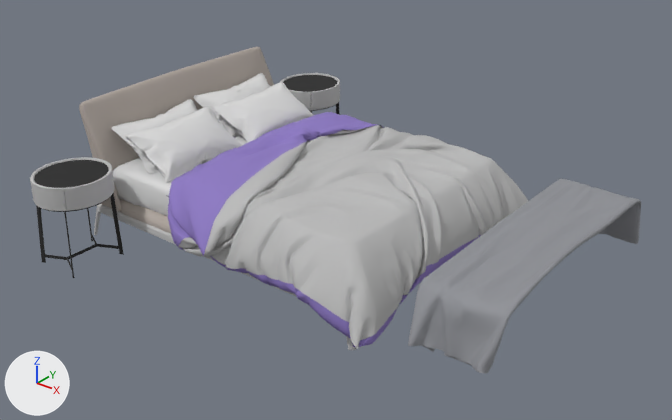
An edit to the FBX model Assets/VRRoom/3D MODEL/chuang1/chuang.FBX, drawn before and after from the same camera.
Rendered twice from a 50 mm lens placed at (2.82, -4.07, 2.9), pointed at (-0.42, -0.01, 0.38). Lighting does not change. The marker at lower left points along +X, +Y and +Z. Where no turn or scale is listed for an object, it has been applied to the vertices.

Objects in the first picture: 'Chuangtou', 'Zhentou_A', 'Zhentou_B', 'beitaoA', 'beitaoB', 'xiadele_Kelly_Base', 'xiadele_Kelly_Blanket', 'xiadele_Kelly_NightTable', 'xiadele_Kelly_NightTable001', 'xiadele_Kelly_Pillows', 'xiadele_Kelly_Plaid_01'.
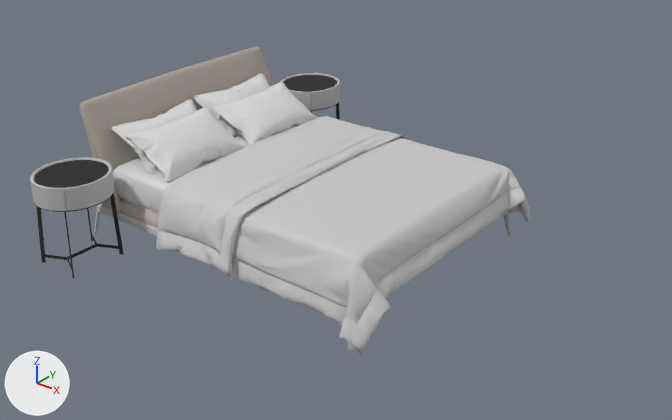
Scene script edits in JSON lines:
```json
{"op": "add", "block": "mat_beizi", "code": ["mat_beizi = principled_material('beizi')", "mat_beizi.base_color = (0.588, 0.588, 0.588)  # light grey #cacaca", "mat_beizi.roughness = 0.859"]}
{"op": "add", "block": "mat_beizi_b", "code": ["mat_beizi_b = principled_material('beizi_B')", "mat_beizi_b.base_color = (0.588, 0.588, 0.588)  # light grey #cacaca", "mat_beizi_b.roughness = 0.859"]}
{"op": "add", "block": "mat_01___default", "code": ["mat_01___default = principled_material('01 - Default')", "mat_01___default.base_color = (0.588, 0.588, 0.588)  # light grey #cacaca", "mat_01___default.roughness = 0.859"]}
{"op": "add", "block": "me_mesh_009_1", "code": ["me_mesh_009_1 = bpy.data.meshes.new('Mesh.009')", "me_mesh_009_1.from_pydata(...)  # 1717 vertices, 2999 faces; spans x -1132.0..534.0, y -974.0..969.0, z -277.0..239.0", "me_mesh_009_1.materials.append(mat_beizi)  # light grey #cacaca"]}
{"op": "add", "block": "me_mesh_010_1", "code": ["me_mesh_010_1 = bpy.data.meshes.new('Mesh.010')", "me_mesh_010_1.from_pydata(...)  # 1036 vertices, 2000 faces; spans x -1.14..-0.57, y -0.91..0.89, z -0.06..0.25", "me_mesh_010_1.materials.append(mat_beizi_b)  # light grey #cacaca"]}
{"op": "add", "block": "me_mesh_008_1", "code": ["me_mesh_008_1 = bpy.data.meshes.new('Mesh.008')", "me_mesh_008_1.from_pydata(...)  # 1036 vertices, 1999 faces; spans x -0.52..0.46, y -0.93..0.91, z -0.12..0.21", "me_mesh_008_1.materials.append(mat_01___default)  # light grey #cacaca"]}
{"op": "remove", "block": "ob_beitaob", "code": ["ob_beitaob = bpy.data.objects.new('beitaoB', me_mesh_010)", "ob_beitaob.location = (-0.854, 0.028, 0.694)"]}
{"op": "set", "path": "ob_beizi.rotation_euler", "old": "(0.0, 0.0, 1.571)", "new": "(0.0, 0.0, 0.0)", "note": "degrees (0, 0, 90) -> degrees (0, 0, 0)"}
{"op": "set", "path": "ob_beizi", "old": "bpy.data.objects.new('beizi', None)", "new": "bpy.data.objects.new('beizi', me_mesh_009_1)"}
{"op": "set", "path": "ob_beizi.location", "old": "(-0.368, 0.08, 0.417)", "new": "(-0.075, 0.107, 0.376)"}
{"op": "set", "path": "ob_beizi.scale", "old": "(0.000869, 0.00114, 0.001)", "new": "(0.001, 0.001, 0.001)"}
{"op": "remove", "block": "ob_xiadele_kelly_plaid_01", "code": ["ob_xiadele_kelly_plaid_01 = bpy.data.objects.new('xiadele_Kelly_Plaid_01', me_mesh_006)", "ob_xiadele_kelly_plaid_01.location = (0.892, 0.076, 0.436)"]}
{"op": "remove", "block": "ob_beitaoa", "code": ["ob_beitaoa = bpy.data.objects.new('beitaoA', me_mesh_009)", "ob_beitaoa.location = (-0.854, 0.028, 0.694)"]}
{"op": "add", "block": "ob_beizi_b", "code": ["ob_beizi_b = bpy.data.objects.new('beizi_B', me_mesh_010_1)", "ob_beizi_b.location = (-0.075, 0.107, 0.376)"]}
{"op": "add", "block": "ob_beizi_b001", "code": ["ob_beizi_b001 = bpy.data.objects.new('beizi_B001', me_mesh_008_1)", "ob_beizi_b001.location = (-0.075, 0.107, 0.376)"]}
```

Location of each change, (x1, y1, x2, y2) in pixels of the pictures (672 x 420 px):
```json
{"object": "beitaoA", "change": "deleted", "before": [178, 125, 528, 349]}
{"object": "beizi_B001", "change": "added", "after": [232, 137, 520, 324]}
{"object": "xiadele_Kelly_Plaid_01", "change": "deleted", "before": [408, 179, 641, 373]}
{"object": "beizi_B", "change": "added", "after": [158, 116, 388, 252]}
{"object": "beizi", "change": "now drawn", "after": [156, 132, 530, 354]}
{"object": "beitaoB", "change": "deleted", "before": [168, 112, 481, 348]}
```
